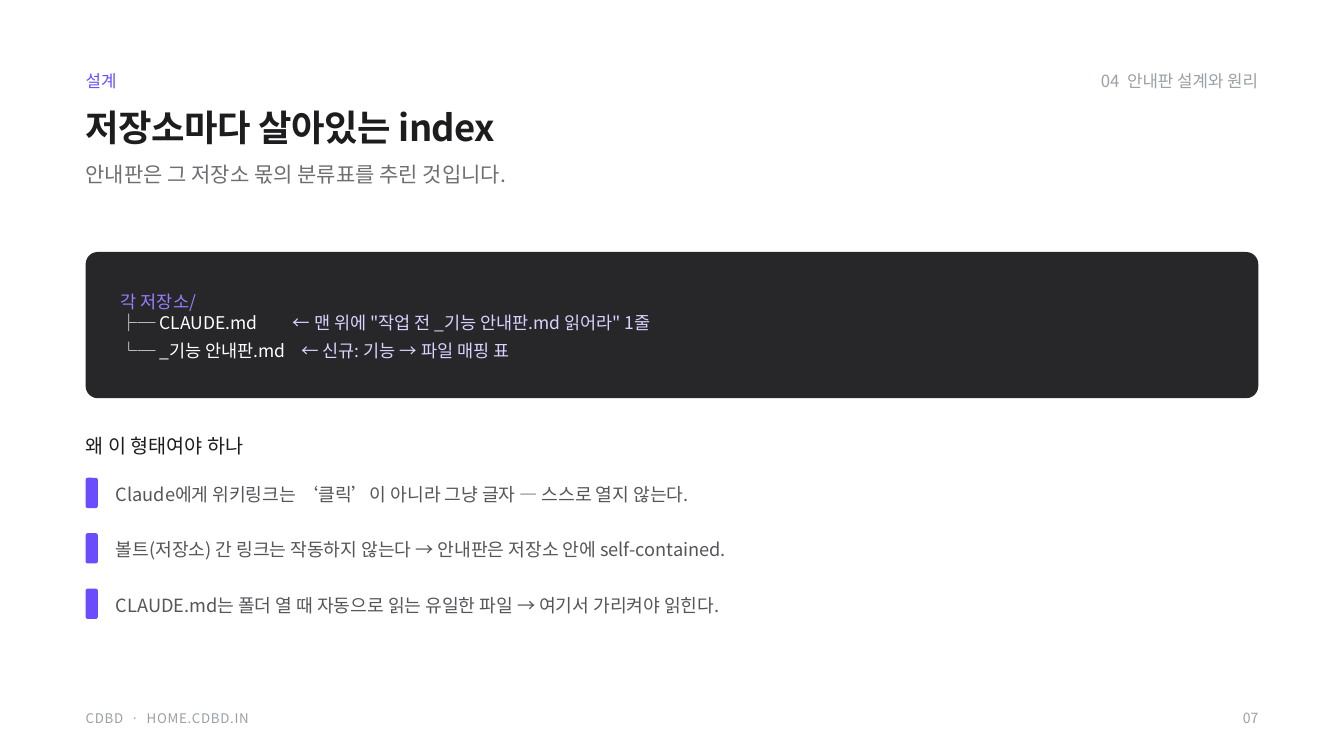
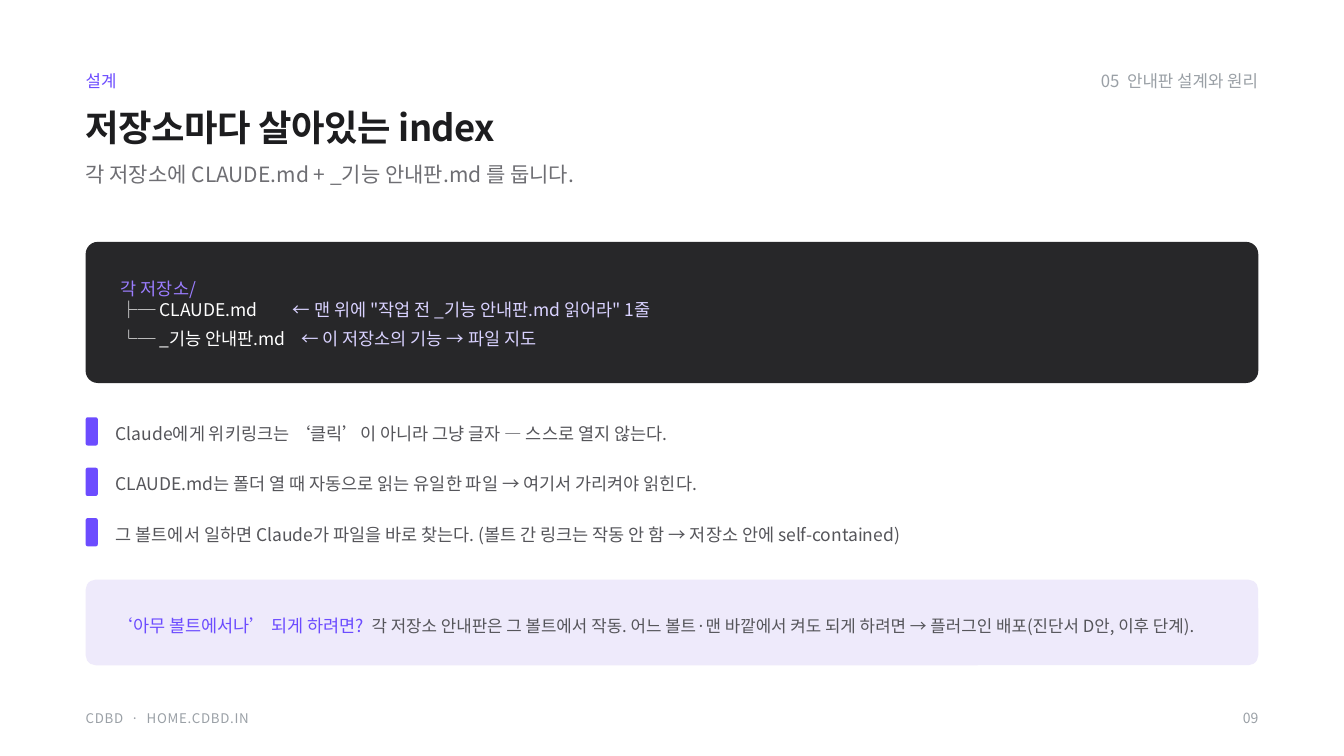
Before and after one commit to CdBd-in/design, a slide deck: slide 9 of _기능 안내판 실행 계획.pptx (slide 7 before the commit). Drawn at 1344x756 pixels with LibreOffice and Linux fonts; fonts in the diff are those of the drawing. Boxes give left, top, right and bottom in pixels: in the first picture for what was removed or moved away, otherwise in the second. Text is boxed around its words. In the diff, an @@ line names an element or a change of style, - is before the commit and + after.

```diff
--- a/_기능 안내판 실행 계획.pptx
+++ b/_기능 안내판 실행 계획.pptx
@@ text at [1101,73,1258,88]: text changed @@
-04 안내판 설계와 원리
+05 안내판 설계와 원리
@@ text at [86,164,574,185]: text changed @@
-안내판은 그 저장소 몫의 분류표를 추린 것입니다.
+각 저장소에 CLAUDE.md + _기능 안내판.md 를 둡니다.
@@ rounded rectangle: place and size @@
-rounded rectangle at [86,252,1258,398]
+rounded rectangle at [86,242,1258,383]
@@ rounded rectangle at [86,242,1258,383]: proportions changed @@
@@ text at [121,280,651,348]: text changed @@
-각 저장소/
-├─ CLAUDE.md ← 맨 위에 "작업 전 _기능 안내판.md 읽어라" 1줄
-└─ _기능 안내판.md ← 신규: 기능 → 파일 매핑 표
+각 저장소/
+├─ CLAUDE.md ← 맨 위에 "작업 전 _기능 안내판.md 읽어라" 1줄
+└─ _기능 안내판.md ← 이 저장소의 기능 → 파일 지도
@@ rounded rectangle: place and size @@
-rounded rectangle at [86,589,98,619]
+rounded rectangle at [86,417,98,446]
@@ text "Claude에게 위키링크는 ‘클릭’이 아니라 그냥 ...": place and size @@
-text "Claude에게 위키링크는 ‘클릭’이 아니라 그냥 ..." at [116,486,688,503]
+text "Claude에게 위키링크는 ‘클릭’이 아니라 그냥 ..." at [116,425,667,442]
@@ text "Claude에게 위키링크는 ‘클릭’이 아니라 그냥 ..." at [116,425,667,442]: size 13 to 12.5 pt @@
@@ text removed at [86,436,243,455] @@
-왜 이 형태여야 하나
@@ rounded rectangle: place and size @@
-rounded rectangle at [86,478,98,508]
+rounded rectangle at [86,468,98,496]
@@ text "CLAUDE.md는 폴더 열 때 자동으로 ..." at [116,475,697,492]: size 13 to 12.5 pt @@
@@ text "CLAUDE.md는 폴더 열 때 자동으로 ...": place and size @@
-text "CLAUDE.md는 폴더 열 때 자동으로 ..." at [116,597,719,614]
+text "CLAUDE.md는 폴더 열 때 자동으로 ..." at [116,475,697,492]
@@ rounded rectangle: place and size @@
-rounded rectangle at [86,533,98,564]
+rounded rectangle at [86,518,98,546]
@@ text at [116,526,900,545]: text changed; size 13 to 12.5 pt @@
-볼트(저장소) 간 링크는 작동하지 않는다 → 안내판은 저장소 안에 self-contained.
+그 볼트에서 일하면 Claude가 파일을 바로 찾는다. (볼트 간 링크는 작동 안 함 → 저장소 안에 self-contained)
@@ rounded rectangle added at [86,580,1258,665], fill #EEEAFB @@
@@ text added at [116,617,1194,635], 12 pt, text #55555A @@
+‘아무 볼트에서나’ 되게 하려면? 각 저장소 안내판은 그 볼트에서 작동. 어느 볼트·맨 바깥에서 켜도 되게 하려면 → 플러그인 배포(진단서 D안, 이후 단계).
@@ text at [1243,713,1259,723]: text changed @@
-07
+09
```
Also in this commit, not shown: 8 other slides changed, 2 slides added, 1 other file.
